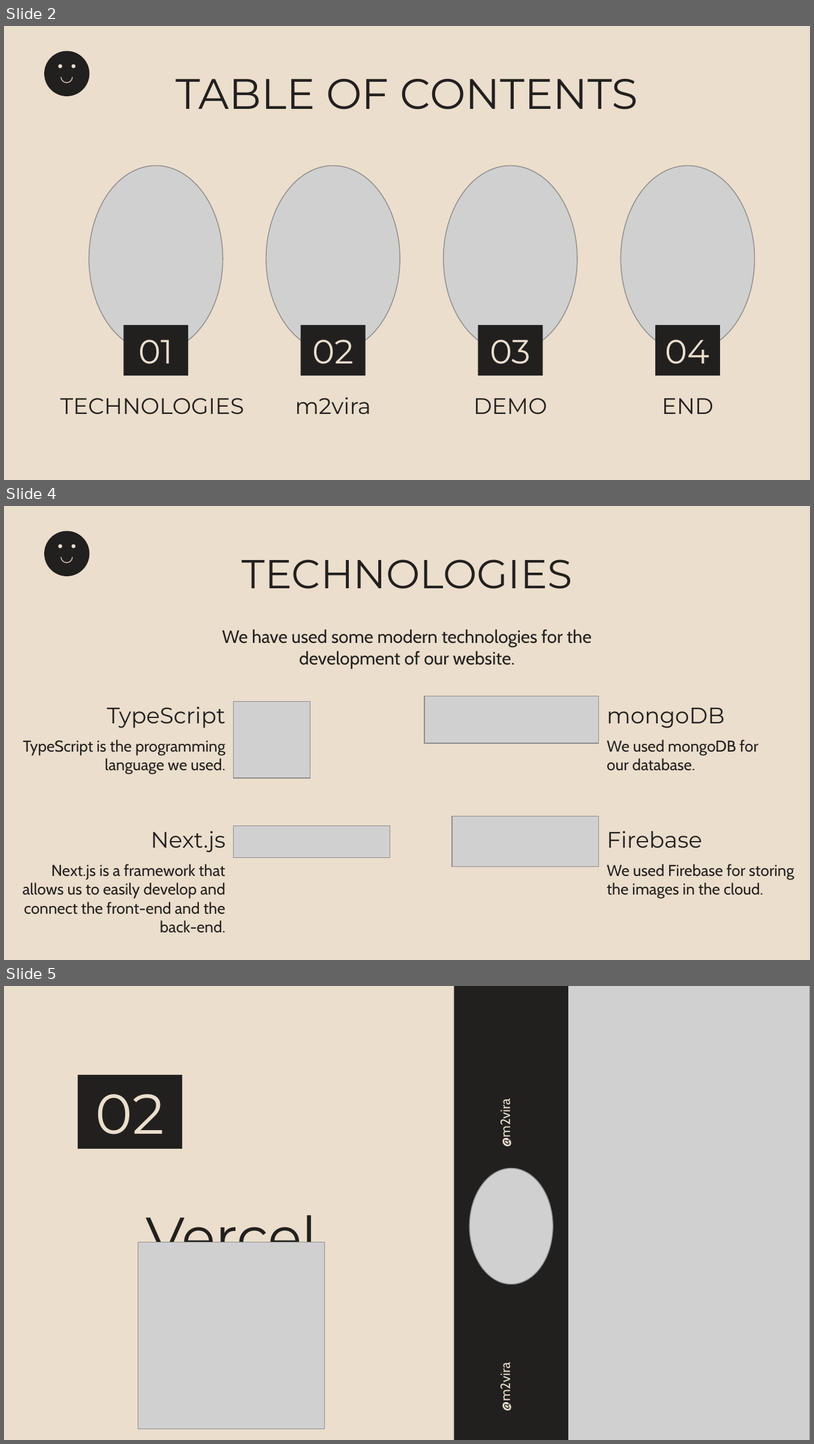
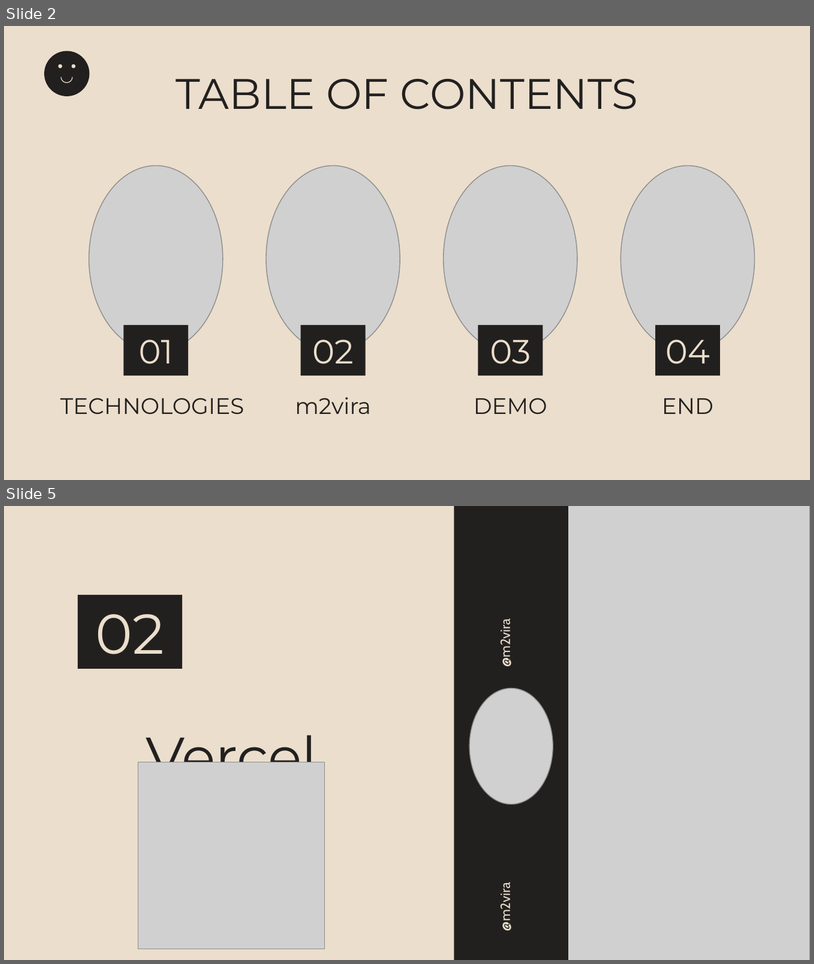
Before and after one commit to viktorgkw/m2vira, a slide deck: presentation/m2vira Presentation.pptx. Shown one above the other, each under a label of ours: slides 2, 4 and 5 before the commit, slides 2 and 5 after it; the slides between them are not shown. The pictures are 814x1444 and 814x964 pixels, drawn with LibreOffice and Linux fonts; fonts in the diff are those of the drawing; grey boxes stand for pictures. Boxes give left, top, right and bottom in pixels: in the first picture for what was removed or moved away, otherwise in the second. Text is boxed around its words. In the diff, an @@ line names an element or a change of style, - is before the commit and + after.

```diff
--- a/presentation/m2vira Presentation.pptx
+++ b/presentation/m2vira Presentation.pptx
@@ slide 4 removed at (4,506,810,960), background #EBDECC @@
@@ group removed at (44,531,89,576): 5 freeform shapes @@
@@ title removed at (242,559,573,589) @@
-TECHNOLOGIES
@@ subtitle removed at (222,629,591,668) @@
-We have used some modern technologies for the development of our website.
@@ picture removed at (234,701,311,778) @@
@@ picture removed at (425,696,599,743) @@
@@ title removed at (107,706,226,728) @@
-TypeScript
@@ title removed at (607,708,725,728) @@
-mongoDB
@@ subtitle removed at (23,739,225,774) @@
-TypeScript is the programming language we used.
@@ subtitle removed at (607,739,759,771) @@
-We used mongoDB for our database.
@@ picture removed at (234,825,390,857) @@
@@ picture removed at (452,816,599,867) @@
@@ title removed at (151,831,226,852) @@
-Next.js
@@ title removed at (607,831,702,847) @@
-Firebase
@@ subtitle removed at (23,864,225,933) @@
-Next.js is a framework that allows us to easily develop and connect the front-end and the back-end.
@@ subtitle removed at (607,864,795,898) @@
-We used Firebase for storing the images in the cloud.
```
Also in this commit, not shown: 1 slide changed, 1 slide added, 1 other file.
